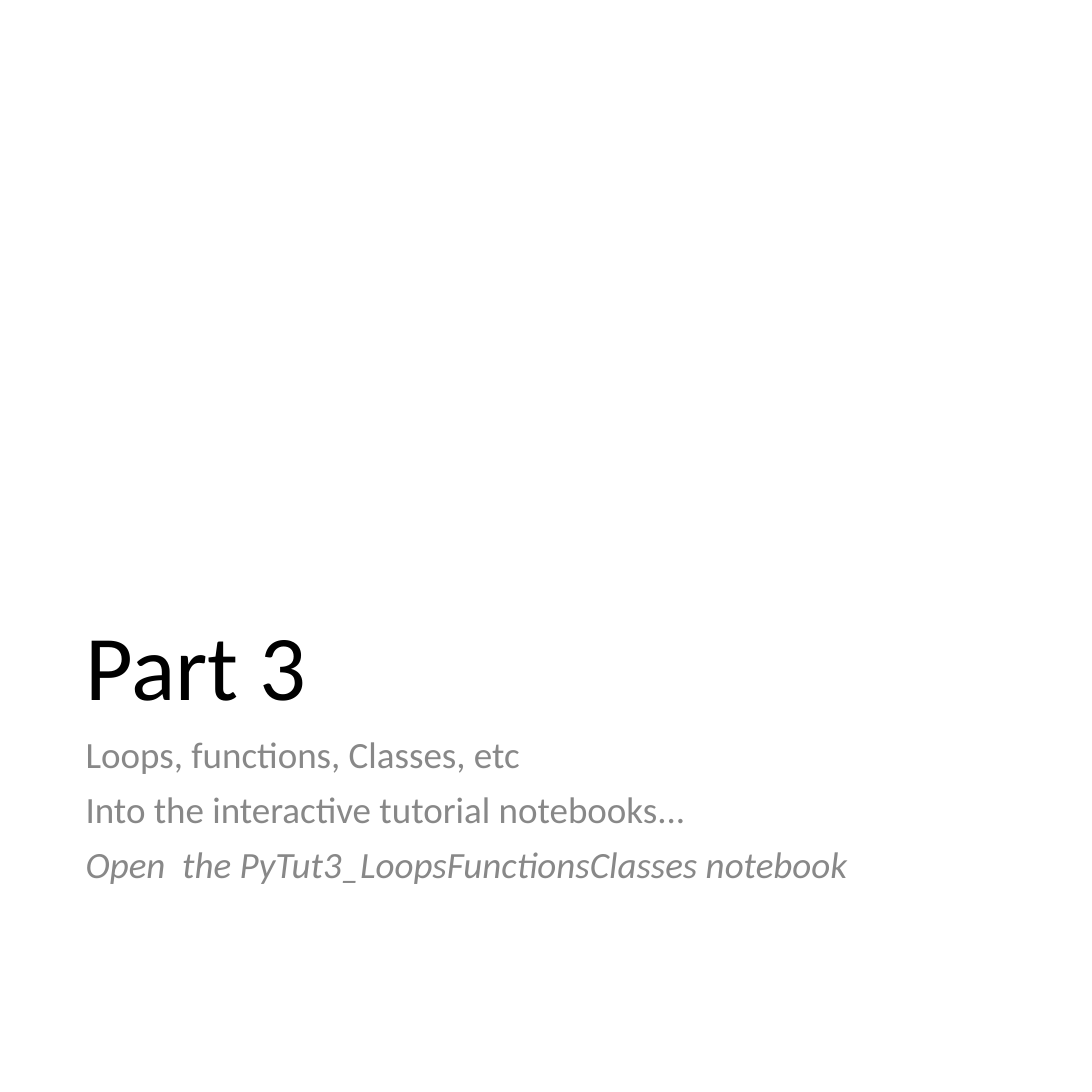
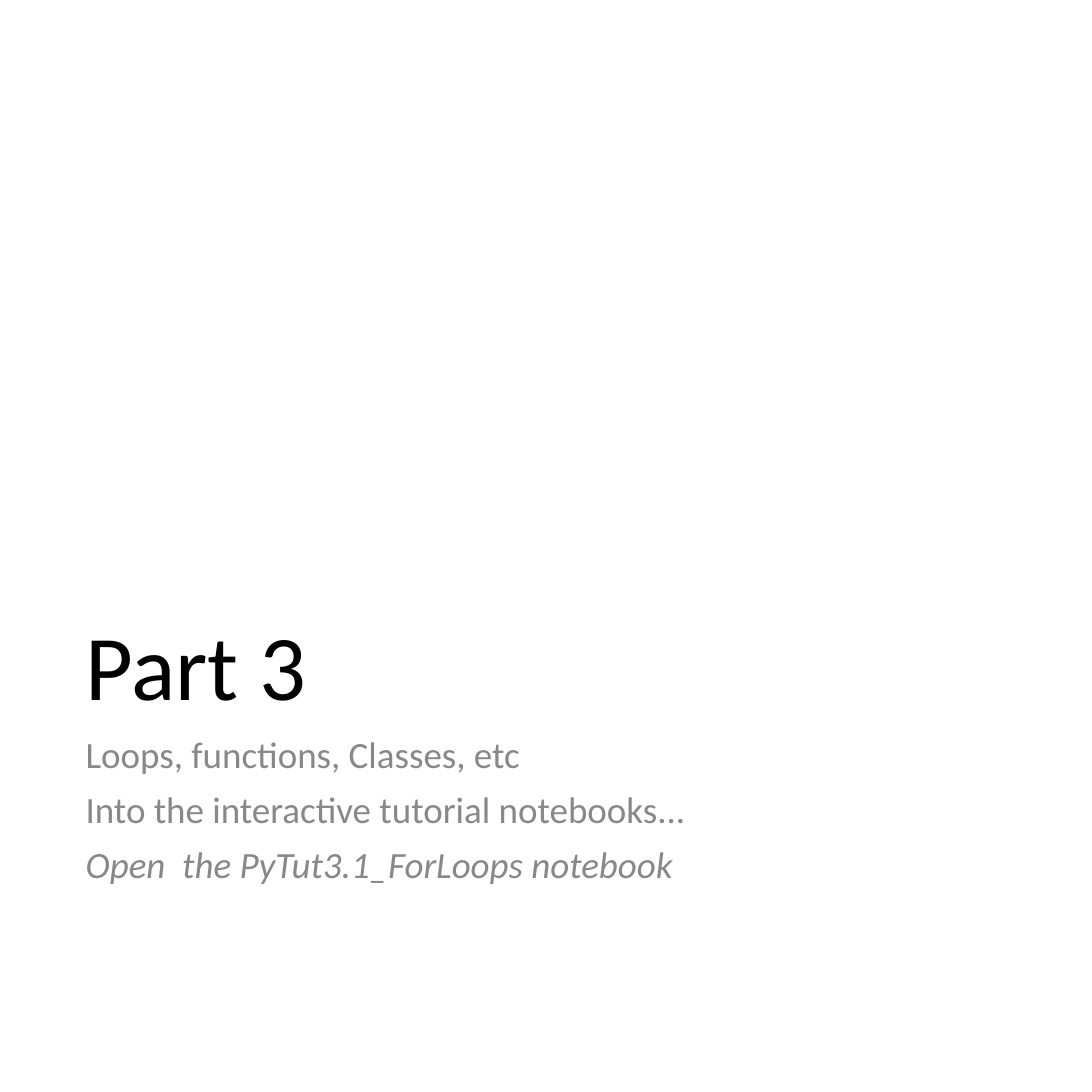
Before and after one commit to mrkbutty/PythonTutButty01, a slide deck: slide 30 of PyTut1_Intro.pptx. Drawn at 1092x1092 pixels with LibreOffice and Linux fonts; fonts in the diff are those of the drawing. Boxes give left, top, right and bottom in pixels: in the first picture for what was removed or moved away, otherwise in the second. Text is boxed around its words. In the diff, an @@ line names an element or a change of style, - is before the commit and + after.

```diff
--- a/PyTut1_Intro.pptx
+++ b/PyTut1_Intro.pptx
@@ text at box(86, 852, 672, 884): text changed @@
-Open the PyTut3_LoopsFunctionsClasses notebook
+Open the PyTut3.1_ForLoops notebook
```
Also in this commit, not shown: 10 other slides changed, 1 other file.
